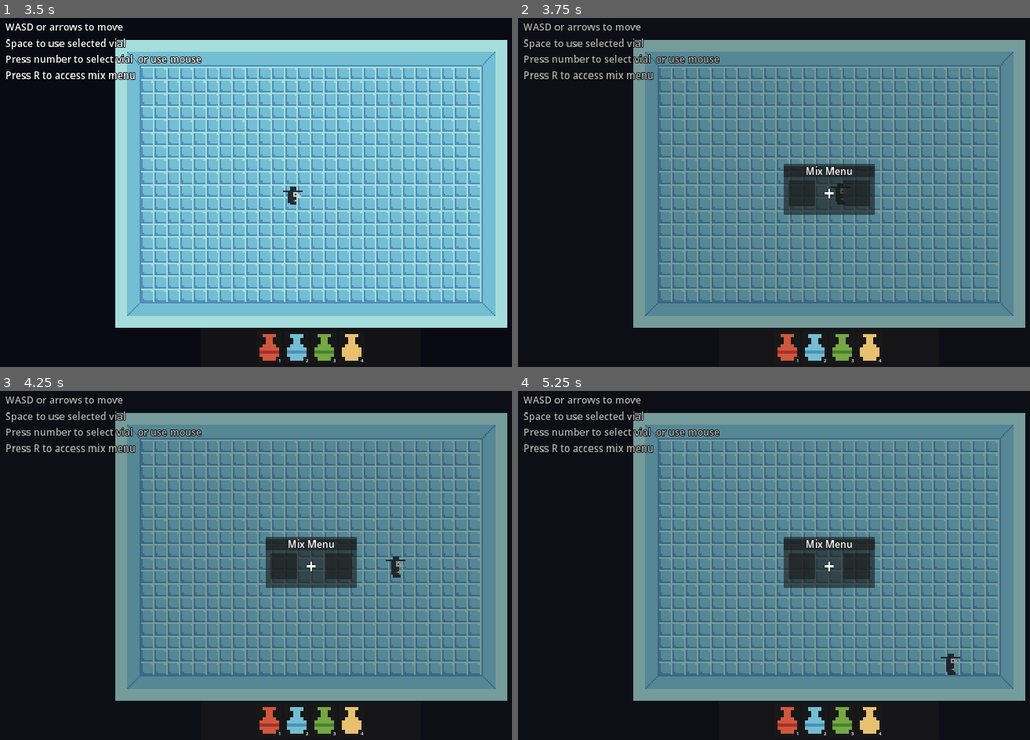
Above: before the commit, frames 1-4 (two rows, left to right).
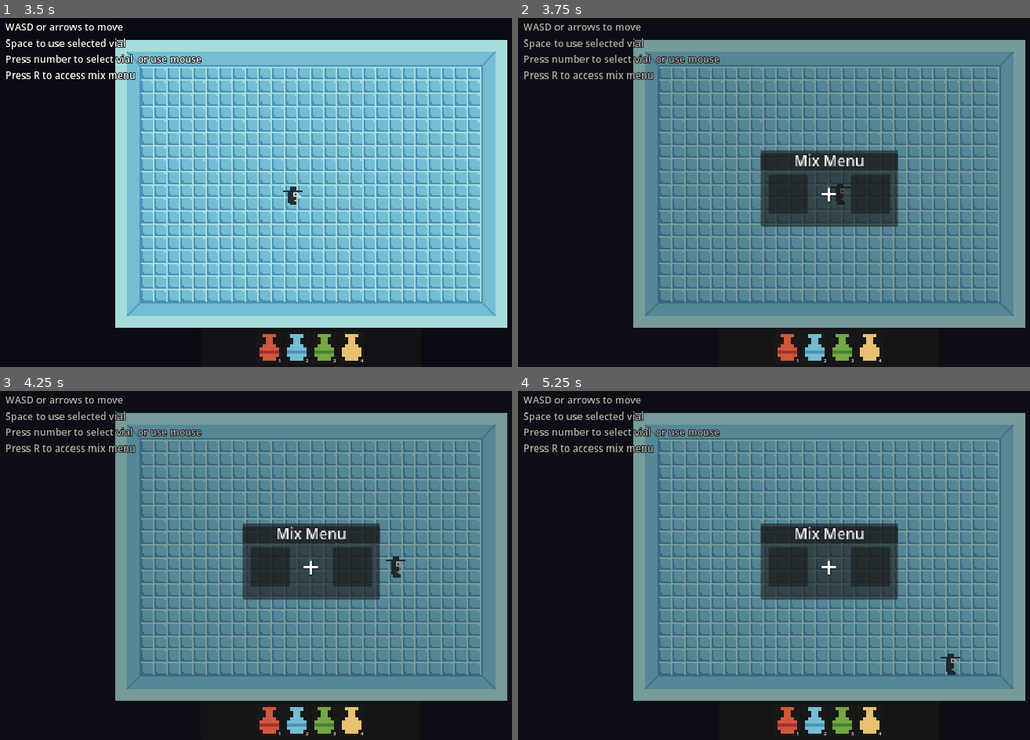
Above: after the commit, the same moments.

Repository: brokenskygames/pirate_jam_15
Game: Godot game, scene res://rooms/test_room_1.tscn
Two runs of this game, one before a commit and one after it. Both use one fixed random seed, a clock stepped at 60 frames per second and the inputs below.
Inputs:
- Up to frame 1 (3.5 s): click "1" at 0.5 s; click "2" at 1.25 s; click "3" at 2 s; click "4" at 2.75 s
- Up to frame 2 (3.75 s): tap R (open_mix_menu) at 3.5 s; hold Right (ui_right) from 3.53 s (still down)
- Up to frame 3 (4.25 s): keep holding Right (ui_right)
- Up to frame 4 (5.25 s): tap R (open_mix_menu) at 4.25, 5 s; release Right (ui_right) at 4.28 s; hold Down (ui_down) 4.28-5.03 s; hold Right (ui_right) from 5.03 s (still down)

Frame 1 is identical in both runs. In frame 2, 4.3% of the frame differs, in the area x 47-75%, y 37-60%; in frame 3, 4.3%; in frame 4, 4.3%.

Commit message:
Adjusted scale of mix menu

Diff:
--- a/UI/menus/mix_menu.tscn
+++ b/UI/menus/mix_menu.tscn
@@ -14,24 +14,25 @@
 
 [node name="MixMenu" type="CanvasLayer"]
 visible = false
-scale = Vector2(2, 2)
-transform = Transform2D(2, 0, 0, 2, 0, 0)
 script = ExtResource("1_hff7h")
 
 [node name="Background" type="Panel" parent="."]
 self_modulate = Color(1, 1, 1, 0.560784)
-anchors_preset = -1
-anchor_right = 0.5
-anchor_bottom = 0.5
-offset_right = 1.0
+anchors_preset = 15
+anchor_right = 1.0
+anchor_bottom = 1.0
+grow_horizontal = 2
+grow_vertical = 2
 
 [node name="CenterContainer" type="CenterContainer" parent="."]
 anchors_preset = 15
 anchor_right = 1.0
 anchor_bottom = 1.0
+offset_right = -639.0
+offset_bottom = -361.0
 grow_horizontal = 2
 grow_vertical = 2
-scale = Vector2(0.5, 0.5)
+scale = Vector2(1.5, 1.5)
 
 [node name="Panel" type="Panel" parent="CenterContainer"]
 custom_minimum_size = Vector2(280, 150)
